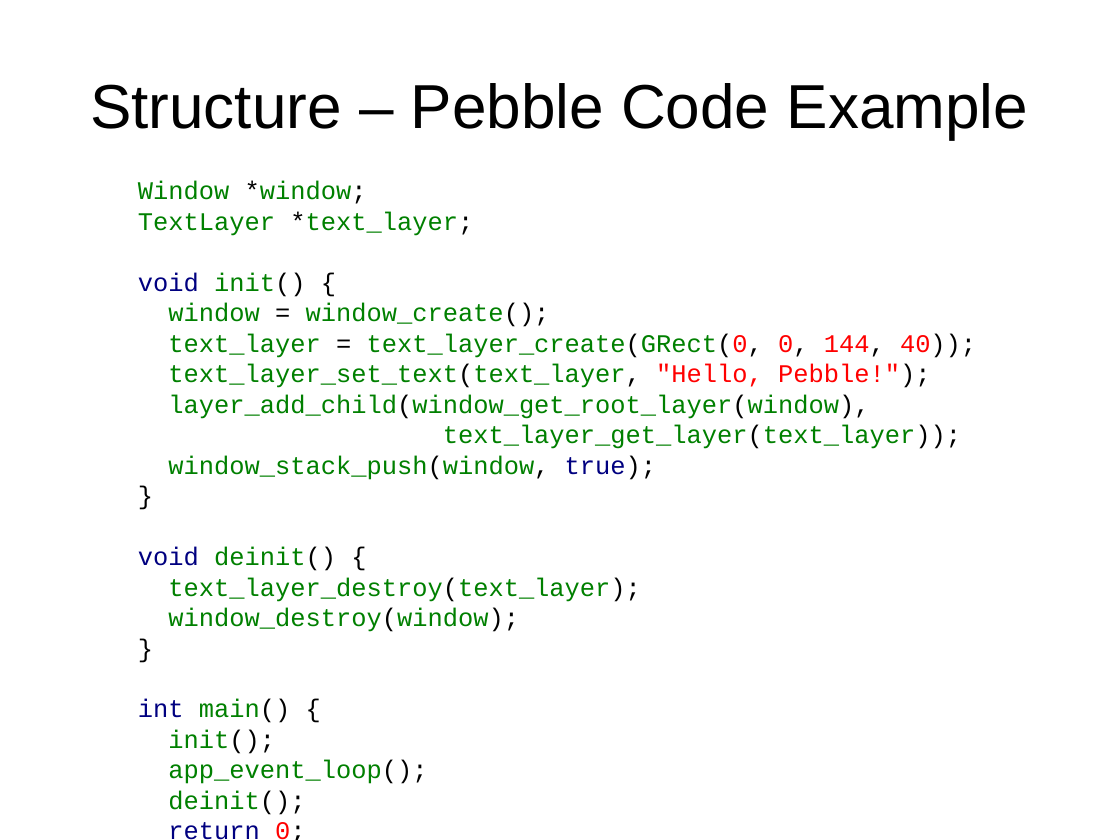
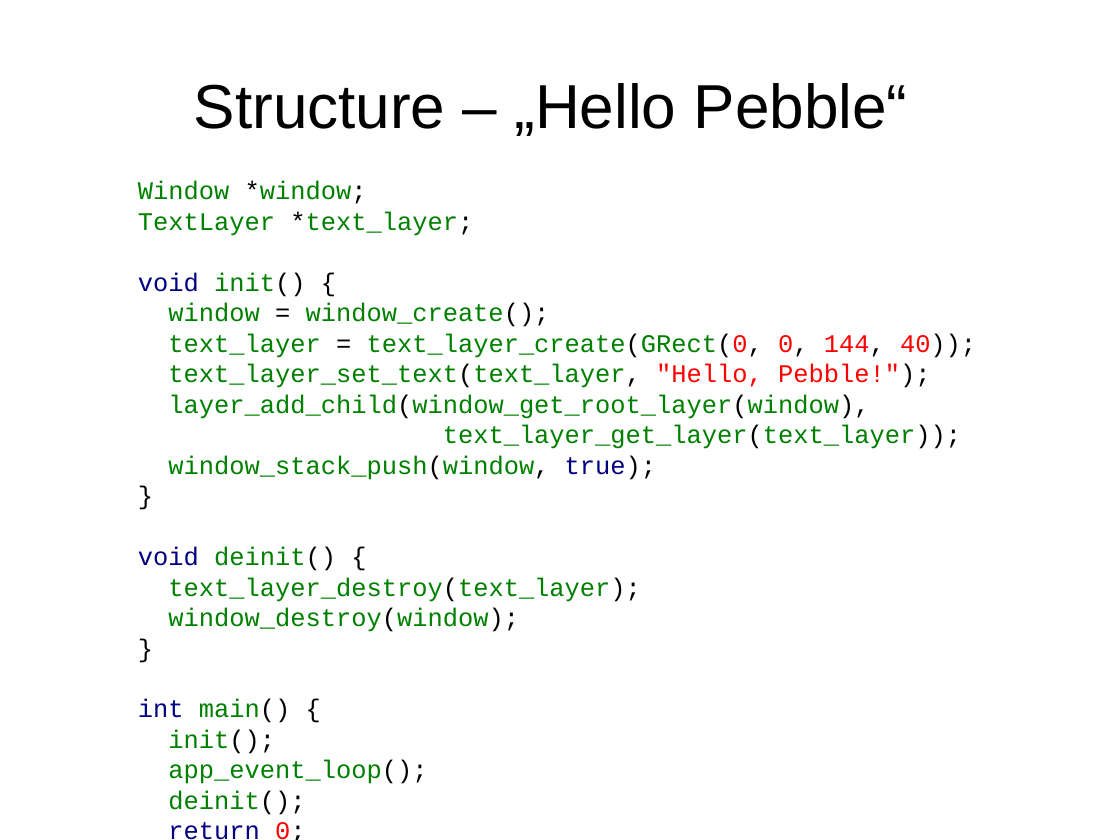
Before and after one commit to samba2/modern_c, a slide deck: slide 19 of modern_c.odp (slide 18 before the commit). Drawn at 1120x840 pixels with LibreOffice and Linux fonts; fonts in the diff are those of the drawing. Boxes give left, top, right and bottom in pixels: in the first picture for what was removed or moved away, otherwise in the second. Text is boxed around its words. In the diff, an @@ line names an element or a change of style, - is before the commit and + after.

```diff
--- a/modern_c.odp
+++ b/modern_c.odp
@@ title at [194,83,908,136]: text changed @@
-Structure – Pebble Code Example
+Structure – „Hello Pebble“
```
Also in this commit, not shown: 6 other slides changed, 16 slides added, 2 other files.
